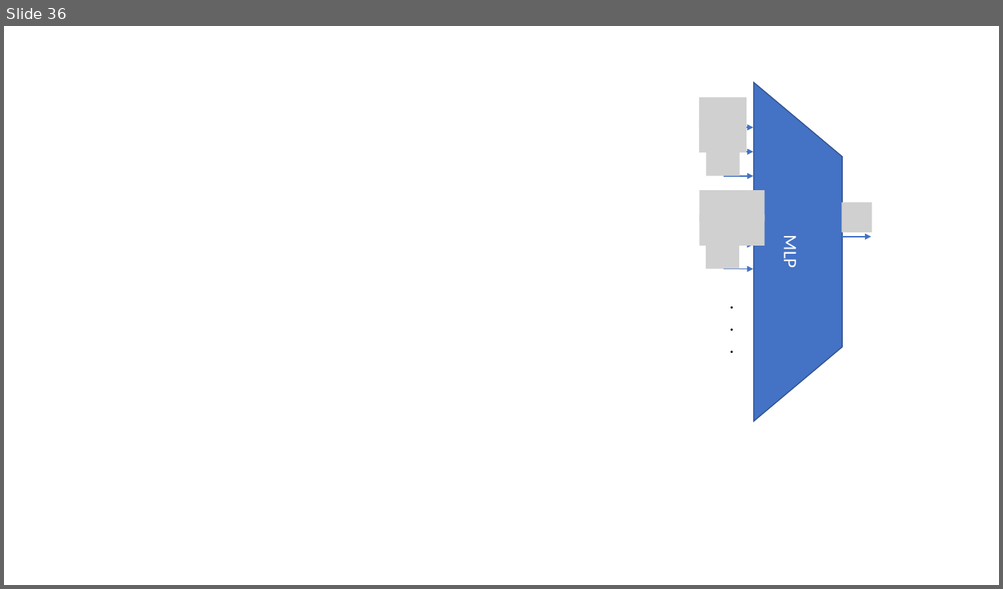
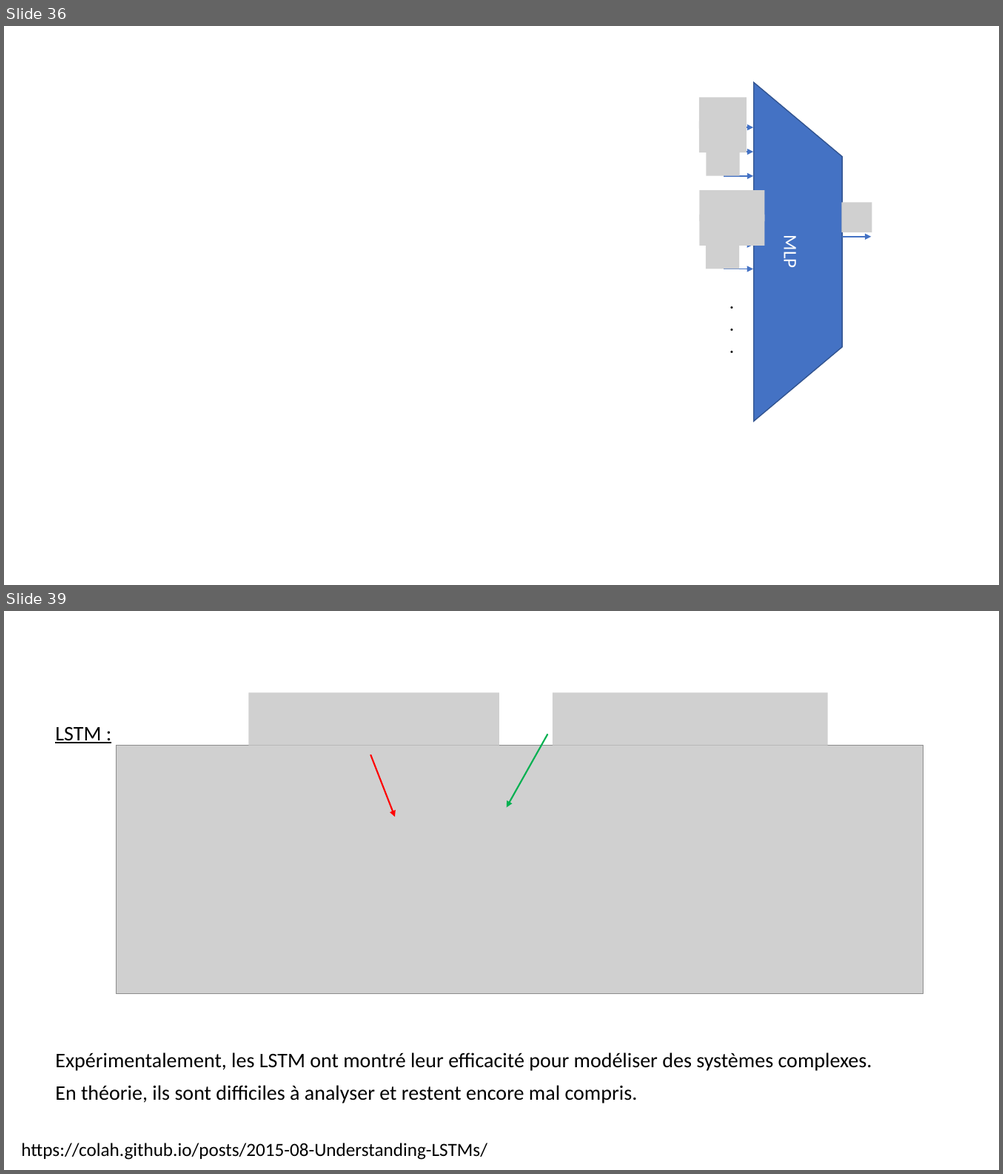
Before and after one commit to jolindien-git/jolindien-git.github.io, a slide deck: Intelligence Artificielle et Analyse de donnees.pptx. Shown one above the other, each under a label of ours: slide 36 before the commit, slides 36 and 39 after it; the slides between them are not shown. The pictures are 1003x589 and 1003x1174 pixels, drawn with LibreOffice and Linux fonts; fonts in the diff are those of the drawing; grey boxes stand for pictures. Boxes give left, top, right and bottom in pixels: in the first picture for what was removed or moved away, otherwise in the second. Text is boxed around its words. In the diff, an @@ line names an element or a change of style, - is before the commit and + after.

```diff
--- a/Intelligence Artificielle et Analyse de donnees.pptx
+++ b/Intelligence Artificielle et Analyse de donnees.pptx
@@ slide 39 added at <box>4,611,999,1170</box>, background #FFFFFF @@
@@ picture added at <box>249,692,499,745</box> @@
@@ picture added at <box>552,692,828,745</box> @@
@@ text added at <box>55,727,872,1104</box>, 20 pt, text #000000 @@
+LSTM :
+Expérimentalement, les LSTM ont montré leur efficacité pour modéliser des systèmes complexes.
+En théorie, ils sont difficiles à analyser et restent encore mal compris.
@@ arrow added from (548, 734) to (506, 807), #00B050 1.5 pt @@
@@ picture added at <box>116,745,923,994</box> @@
@@ arrow added from (370, 755) to (395, 817), #FF0000 1.5 pt @@
@@ text added at <box>21,1143,487,1160</box>, 18 pt, text #000000 @@
+https://colah.github.io/posts/2015-08-Understanding-LSTMs/
```
Also in this commit, not shown: 2 slides changed, 3 other slides added, 1 slide removed, 1 other file.
